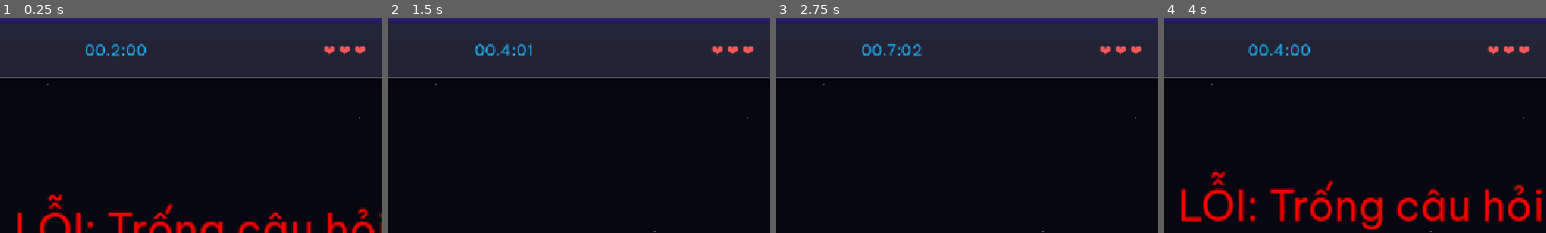
Above: before the commit, frames 1-4 (left to right).
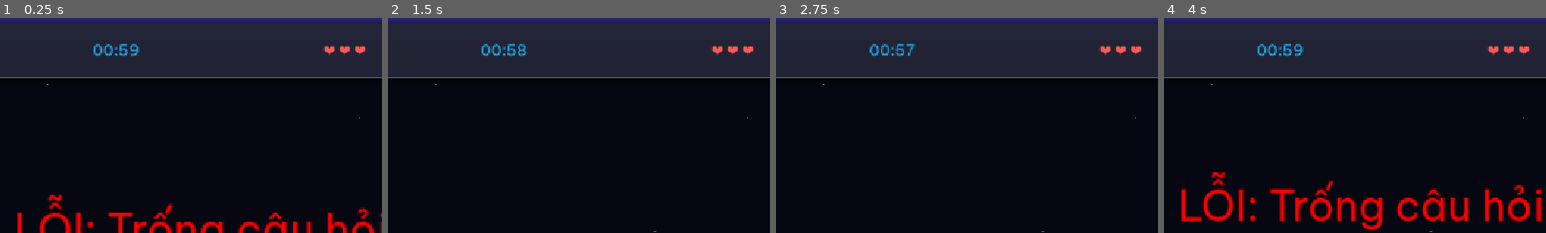
Above: after the commit, the same moments.

Repository: NguyenTranThinh2005/SWD305_Godot
Game: Godot game, scene res://scenes/AntigravityWorld.tscn
Same seed, same stepped clock (60 frames per second), same inputs: the game is played once before the commit and once after it. This scene is started directly instead of the project's main scene.
Inputs:
- Up to frame 1 (0.25 s): no input
- Up to frame 2 (1.5 s): tap Enter (ui_accept) at 0.5, 0.77 s; hold Space 0.53-1.28 s; hold Right (ui_right) from 0.53 s (still down); tap Space at 1.35 s
- Up to frame 3 (2.75 s): tap Enter (ui_accept) at 1.52 s; release Right (ui_right) at 2.03 s; hold Left (ui_left) from 2.03 s (still down); hold Space from 2.03 s (still down)
- Up to frame 4 (4 s): release Left (ui_left) at 2.75 s; release Space at 2.75 s; click "||" at 2.75 s; click "Chơi lại" at 3.5 s
The pictures show only the part of the screen within x 33-83%, y 0-50%; the shares and areas given below are measured in that part.

The runs differ from the first frame. In frame 1, 0.7% of the frame differs, in the area x 22-39%, y 12-18%; in frame 2, 0.5%; in frame 3, 0.6%; in frame 4, 0.6%.

Commit message:
Add More Question & Mode Time Gameplay

Diff:
--- a/VNEG_Godot/scripts/game/AntigravityWorld.gd
+++ b/VNEG_Godot/scripts/game/AntigravityWorld.gd
@@ -1,4 +1,11 @@
 extends Node2D
+
+class Ticker extends Node:
+	var parent_world
+	func _process(delta: float) -> void:
+		if parent_world:
+			parent_world._tick_timer_always(delta)
+
 
 @onready var ui_canvas: CanvasLayer = $UI
 @onready var stars_label: Label = $UI/Control/MarginContainer/TopPanel/TopHUD/StarsLabel
@@ -38,6 +45,14 @@
 	_setup_modal_ui()
 	_build_level_blocks()
 
+	timer_sec = GameManager.game_questions.size() * 10.0
+	if timer_sec <= 0: timer_sec = 60.0
+
+	var ticker = Ticker.new()
+	ticker.parent_world = self
+	ticker.process_mode = Node.PROCESS_MODE_ALWAYS
+	add_child(ticker)
+
 	# Connect GameManager signals
 	GameManager.hp_changed.connect(func(_hp): _update_hud())
 	GameManager.score_changed.connect(func(_s, _c): _update_hud())
@@ -50,12 +65,21 @@
 	pause_menu.process_mode = PROCESS_MODE_ALWAYS
 
 func _process(delta: float) -> void:
-	if not is_game_over and not get_tree().paused:
-		timer_sec += delta
-		var minutes = int(timer_sec) / 60
-		var seconds = int(timer_sec) % 60
-		var tenths = int(timer_sec * 10) % 10
-		timer_label.text = "%02d.%d:%02d" % [minutes, tenths, seconds]
+	pass # Logic moved to _tick_timer_always
+
+func _tick_timer_always(delta: float) -> void:
+	if is_game_over: return
+	if get_tree().paused and pause_menu.visible: return # Stop ticking if PAUSE MENU (ESC) is active
+
+	timer_sec -= delta
+	if timer_sec <= 0:
+		timer_sec = 0
+		GameManager.hp = 0
+		_end_game()
+
+	var minutes = int(timer_sec) / 60
+	var seconds = int(timer_sec) % 60
+	timer_label.text = "%02d:%02d" % [minutes, seconds]
 
 func _input(event: InputEvent) -> void:
 	if event.is_action_pressed("ui_cancel") and not is_game_over:
@@ -70,7 +94,8 @@
 	_toggle_pause()
 	GameManager.restart_session()
 	is_game_over = false
-	timer_sec = 0.0
+	timer_sec = GameManager.game_questions.size() * 10.0
+	if timer_sec <= 0: timer_sec = 60.0
 	get_tree().reload_current_scene()
 
 func _on_pause_menu_pressed() -> void:
@@ -313,6 +338,15 @@
 			q_node = preload("res://scripts/ui/QuestionListenCatch.gd").new()
 		"fill_blank":
 			q_node = preload("res://scripts/ui/QuestionFillBlank.gd").new()
+		"drag_drop_sentence":
+			q_node = preload("res://scripts/ui/QuestionDragDropSentence.gd").new()
+			instruction_lbl.text = "Cách chơi: Sắp xếp các từ thành câu hoàn chỉnh."
+		"listen_choose":
+			q_node = preload("res://scripts/ui/QuestionListenChoose.gd").new()
+			instruction_lbl.text = "Cách chơi: Lắng nghe và chọn đáp án chính xác."
+		"rhythm_reading":
+			q_node = preload("res://scripts/ui/QuestionRhythmReading.gd").new()
+			instruction_lbl.text = "Cách chơi: Đọc theo nhịp điệu bài hát."
 		_:
 			q_node = preload("res://scripts/ui/QuestionMultipleChoice.gd").new()
 
@@ -473,7 +507,8 @@
 	var elapsed = GameManager.get_elapsed_time()
 	var time_str = "%d phut %02d giay" % [int(elapsed) / 60, int(elapsed) % 60]
 
-	if GameManager.hp <= 0: header_lbl.text = "HET MANG!"
+	if timer_sec <= 0: header_lbl.text = "HET GIO!"
+	elif GameManager.hp <= 0: header_lbl.text = "HET MANG!"
 	elif accuracy >= 80: header_lbl.text = "XUAT SAC!"
 	else: header_lbl.text = "KET THUC!"
 
--- a/VNEG_Godot/scripts/game/MarioWorld.gd
+++ b/VNEG_Godot/scripts/game/MarioWorld.gd
@@ -182,6 +182,15 @@
 			q_node = preload("res://scripts/ui/QuestionListenCatch.gd").new()
 		"fill_blank":
 			q_node = preload("res://scripts/ui/QuestionFillBlank.gd").new()
+		"drag_drop_sentence":
+			q_node = preload("res://scripts/ui/QuestionDragDropSentence.gd").new()
+			instruction_lbl.text = "Cách chơi: Sắp xếp các từ thành câu hoàn chỉnh."
+		"listen_choose":
+			q_node = preload("res://scripts/ui/QuestionListenChoose.gd").new()
+			instruction_lbl.text = "Cách chơi: Lắng nghe và chọn đáp án chính xác."
+		"rhythm_reading":
+			q_node = preload("res://scripts/ui/QuestionRhythmReading.gd").new()
+			instruction_lbl.text = "Cách chơi: Đọc theo nhịp điệu bài hát."
 		_:
 			q_node = preload("res://scripts/ui/QuestionMultipleChoice.gd").new()
 
Not shown, added: VNEG_Godot/assets/audio/cham_chi.mp3.import
Not shown, added: VNEG_Godot/assets/audio/lam_lung.mp3.import
Not shown, added: VNEG_Godot/assets/audio/lap_lanh.mp3.import
Not shown, added: VNEG_Godot/assets/audio/no_luc.mp3.import
Not shown, added: VNEG_Godot/assets/audio/nuoc.mp3.import
Not shown, added: VNEG_Godot/assets/audio/ran.mp3.import
Not shown, added: VNEG_Godot/assets/audio/sach.mp3.import
Not shown, added: VNEG_Godot/assets/audio/song.mp3.import
Not shown, added: VNEG_Godot/assets/audio/troi.mp3.import
Not shown, added: VNEG_Godot/assets/audio/trong_treo.mp3.import
Binary file added: VNEG_Godot/assets/images/book_vneg.png
Not shown, added: VNEG_Godot/assets/images/book_vneg.png.import
(and 20 more such lines)
